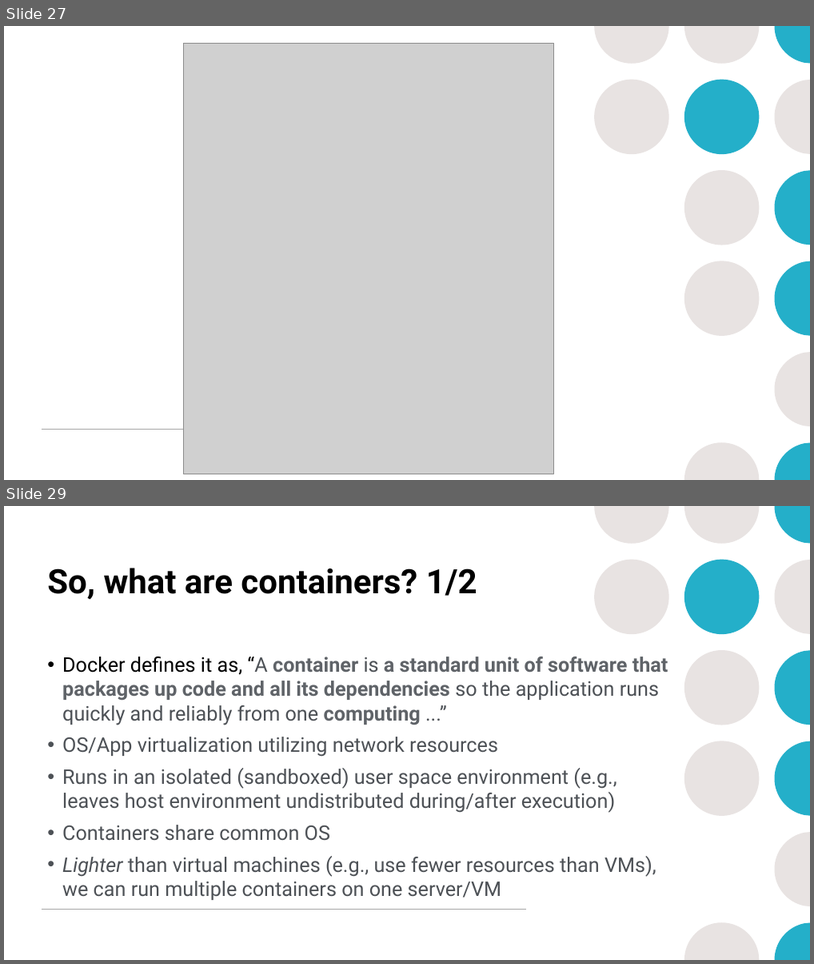
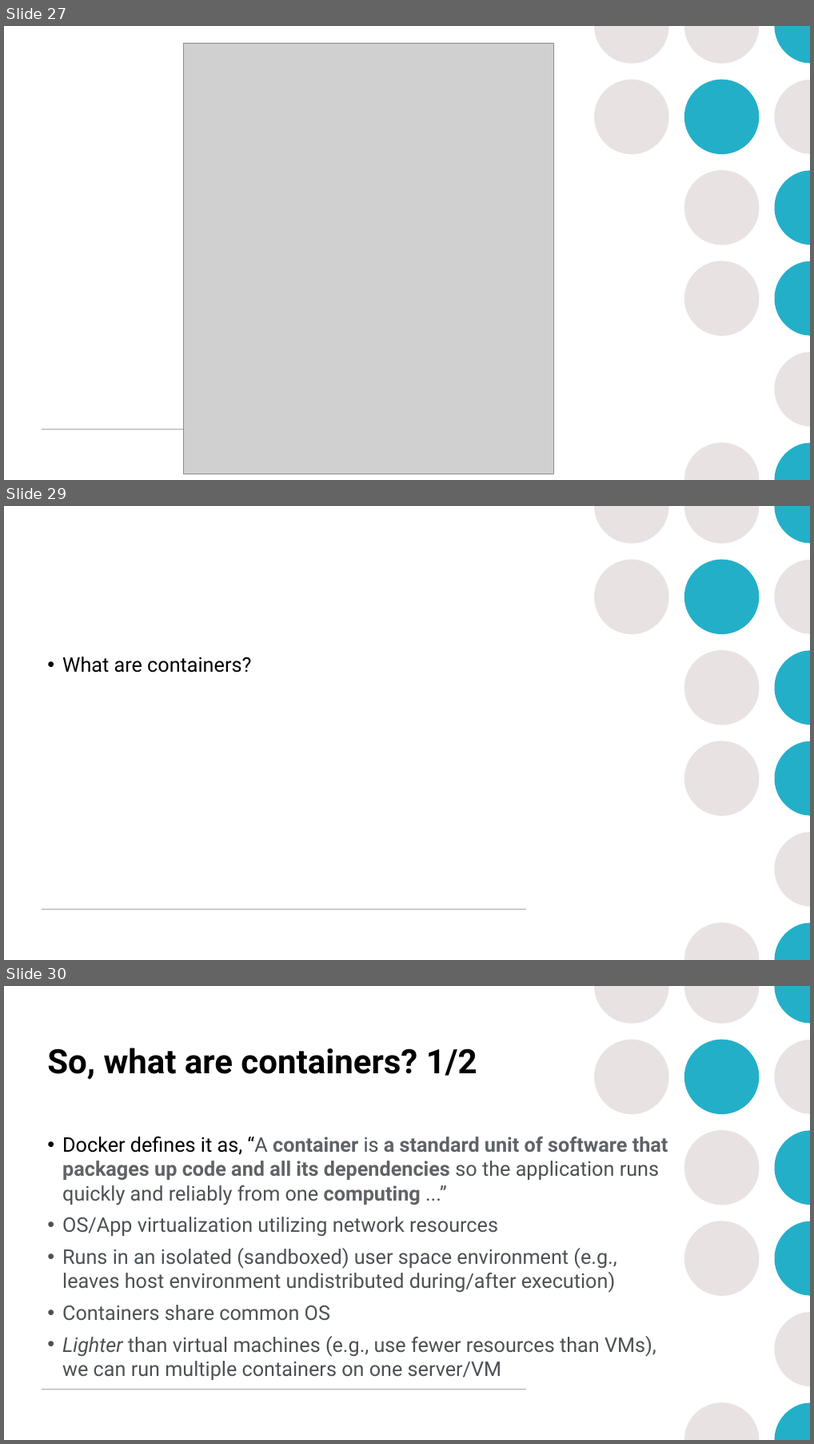
Before and after one commit to mrobbeloth/Lectures, a slide deck: Minecraft/Learning DevOps Through Minecraft.pptx. Shown one above the other, each under a label of ours: slides 27 and 29 before the commit, slides 27, 29 and 30 after it; the slides between them are not shown. The pictures are 814x964 and 814x1444 pixels, drawn with LibreOffice and Linux fonts; fonts in the diff are those of the drawing; grey boxes stand for pictures. Boxes give left, top, right and bottom in pixels: in the first picture for what was removed or moved away, otherwise in the second. Text is boxed around its words. In the diff, an @@ line names an element or a change of style, - is before the commit and + after.

```diff
--- a/Minecraft/Learning DevOps Through Minecraft.pptx
+++ b/Minecraft/Learning DevOps Through Minecraft.pptx
@@ slide 29 added at (x1=4, y1=506, x2=810, y2=960), background #FFFFFF; not listed: 14 template elements that a slide beside it also shows @@
@@ text added at (x1=62, y1=656, x2=251, y2=672), 24 pt, text #000000 @@
+• What are containers?
@@ what was slide 29 is now slide 30 @@
```
Also in this commit, not shown: 2 slides changed, 1 other slide added, 1 slide removed.
